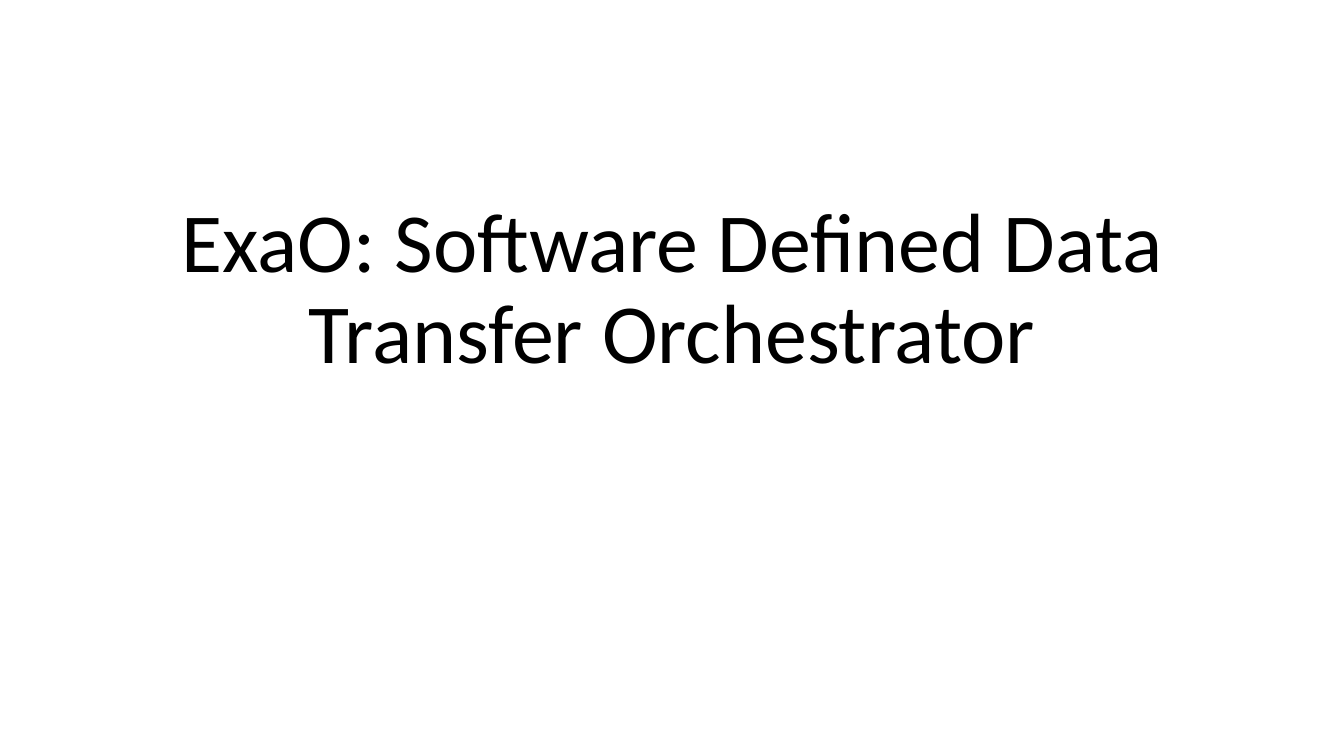
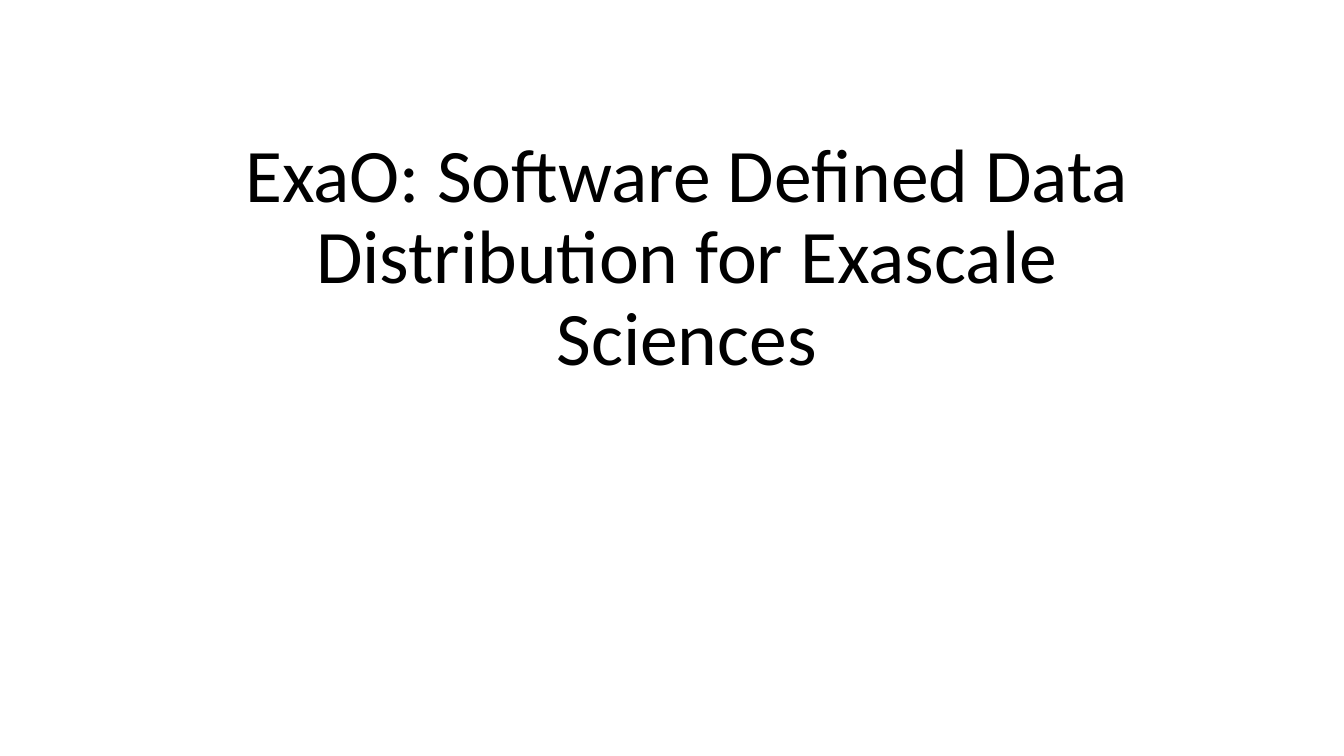
Before and after one commit to snlab/sc16, a slide deck: slide 1 of slides/cms-demo-v1.pptx. Drawn at 1344x756 pixels with LibreOffice and Linux fonts; fonts in the diff are those of the drawing. Boxes give left, top, right and bottom in pixels: in the first picture for what was removed or moved away, otherwise in the second. Text is boxed around its words. In the diff, an @@ line names an element or a change of style, - is before the commit and + after.

```diff
--- a/slides/cms-demo-v1.pptx
+++ b/slides/cms-demo-v1.pptx
@@ title at (245,149,1128,366): text changed; size 60 to 54 pt @@
-ExaO: Software Defined Data Transfer Orchestrator
+ExaO: Software Defined Data Distribution for Exascale Sciences
```
Also in this commit, not shown: 2 other slides changed, 1 slide added, 1 other file.
